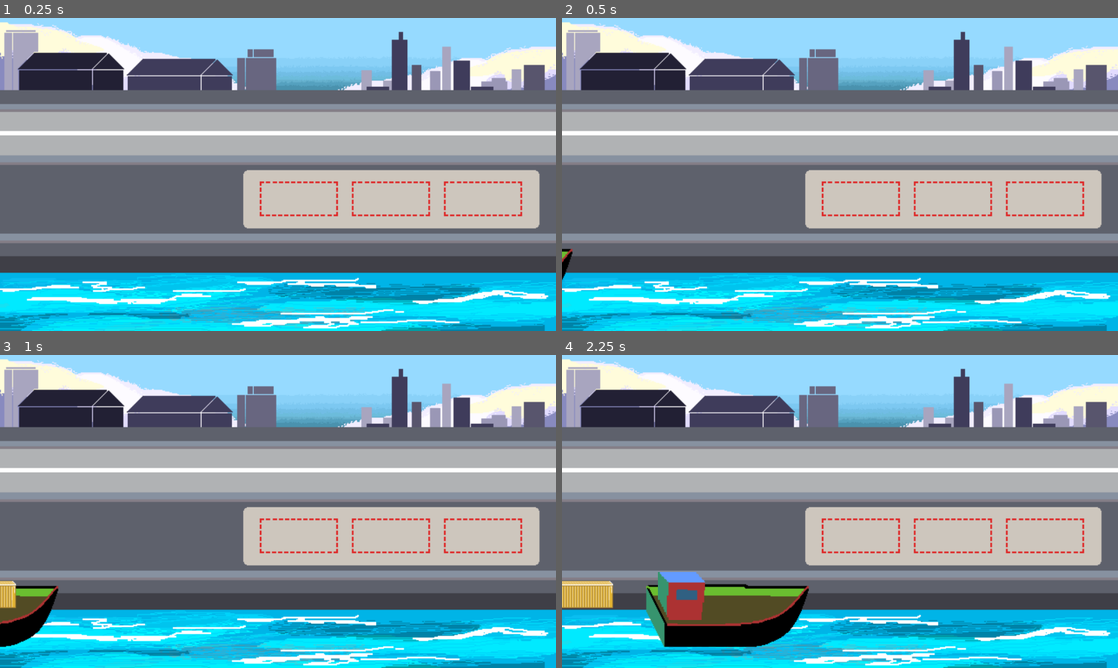
Above: before the commit, frames 1-4 (two rows, left to right).
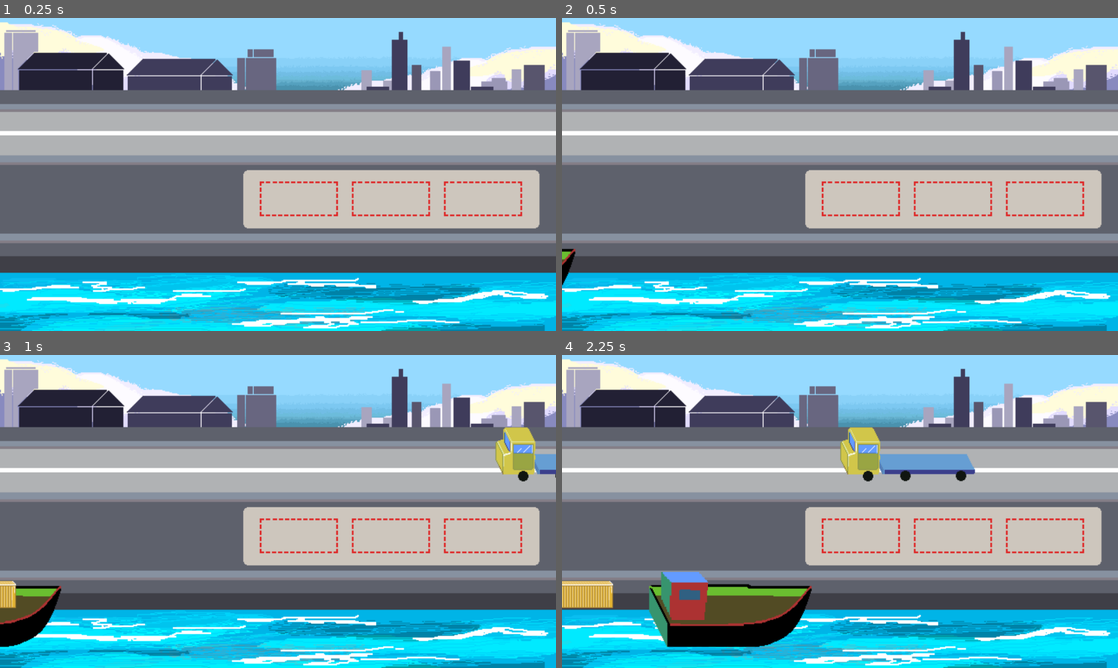
Above: after the commit, the same moments.

Repository: FlorCardinali/Game-jam-4.12.2023-puerto-de-ingeniero-white-
Game: Godot game, scene res://main.tscn
Same seed, same stepped clock (60 frames per second), same inputs: the game is played once before the commit and once after it.
Inputs (mouse positions are in pixels of both pictures, inside the frame that each line leads up to):
- Up to frame 1 (0.25 s): no input
- Up to frame 2 (0.5 s): no input
- Up to frame 3 (1 s): move the mouse to (400, 495) at 0.52 s; press the mouse at (400, 495) at 0.53 s
- Up to frame 4 (2.25 s): move the mouse to (567, 596) at 1.27 s; release the mouse at (567, 596) at 1.28 s; click (567, 596) at 1.35 s; move the mouse to (895, 442) at 2.02 s; press the mouse at (895, 442) at 2.03 s

Frame 1 is identical in both runs. In frame 2, 0.1% of the frame differs, in the area x 0-3%, y 73-86%; in frame 3, 1.5%; in frame 4, 3.1%, in the area x 15-75%, y 23-94%.

Commit message:
camion andando (ahora si)

Diff:
--- a/main.gd
+++ b/main.gd
@@ -18,24 +18,24 @@
 var hay_caja_en_2 = false
 var hay_caja_en_3 = false
 #camion
-var camion_instancia
-var hay_camion = false
-var colision_camion
-var vector_camion = Vector2(-5,0)
-var area_camion
+var camion_instancia #donde se guarda la copia del camion
+var hay_camion = false #lo que controla que haya un solo camion
+var colision_camion #donde se guarda el movimiento del camion
+var vector_camion = Vector2(-10,0) #velocidad a la que va el camion
 
 func _ready():
 	pass
 
 func _process(delta):
-
 	if not hay_camion:
 		camion_instancia = camion.instantiate()
 		add_child(camion_instancia)
-		#arranca en 2300
+		print("hayu uncamion anda a saber donde")
 		camion_instancia.position = Vector2(2300,250)
-		area_camion = camion_instancia.get_node("/root/Main/Camion/area_camion")
+		print(camion_instancia.position)
 		hay_camion = true
+	if hay_camion and $Timer_general.timeout:
+		recorrer_mapa_camion(camion_instancia)
 
 	if not hay_barco:
 		barco_instancia = barco.instantiate()
@@ -47,16 +47,18 @@
 		caja_instancia.position = Vector2(-350,780)
 
 		hay_barco = true
-	elif hay_barco and $timer_barco.timeout:
+
+	if hay_barco and $Timer_general.timeout:
 		recorrer_mapa_barco(barco_instancia, caja_instancia)
 
 
-func recorrer_mapa_camion(camion):
-	colision_camion = camion.move_and_collide(vector_camion)
+func recorrer_mapa_camion(par_camion):
+	colision_camion = par_camion.move_and_collide(vector_camion)
 	#se va en -500
-	if camion.position.x <= -500:
-		camion.queue_free()
+	if par_camion.position.x <= -500:
 		hay_camion = false
+		par_camion.queue_free()
+
 
 
 func recorrer_mapa_barco(barco, caja):
--- a/main.tscn
+++ b/main.tscn
@@ -24,11 +24,7 @@
 [node name="fondo" parent="." instance=ExtResource("1_ijuxq")]
 metadata/_edit_lock_ = true
 
-[node name="timer_barco" type="Timer" parent="."]
-wait_time = 0.1
-autostart = true
-
-[node name="area_1" type="Area2D" parent="."]
+[node name="area_1" type="Area2D" parent="." groups=["area_dejable"]]
 position = Vector2(907.032, 572.24)
 metadata/_edit_lock_ = true
 
@@ -36,7 +32,7 @@
 position = Vector2(123.968, 51.2598)
 shape = SubResource("RectangleShape2D_vcqri")
 
-[node name="area_2" type="Area2D" parent="."]
+[node name="area_2" type="Area2D" parent="." groups=["area_dejable"]]
 position = Vector2(1220, 572)
 metadata/_edit_lock_ = true
 
@@ -44,7 +40,7 @@
 position = Vector2(128.5, 51.4999)
 shape = SubResource("RectangleShape2D_2fsx5")
 
-[node name="area_3" type="Area2D" parent="."]
+[node name="area_3" type="Area2D" parent="." groups=["area_dejable"]]
 position = Vector2(1541.32, 567.521)
 metadata/_edit_lock_ = true
 
@@ -52,5 +48,7 @@
 position = Vector2(126.684, 55.9791)
 shape = SubResource("RectangleShape2D_okpje")
 
+[node name="Timer_general" type="Timer" parent="."]
+
 [connection signal="area_entered" from="area_1" to="." method="_on_area_1_area_entered"]
 [connection signal="area_exited" from="area_1" to="." method="_on_area_1_area_exited"]
